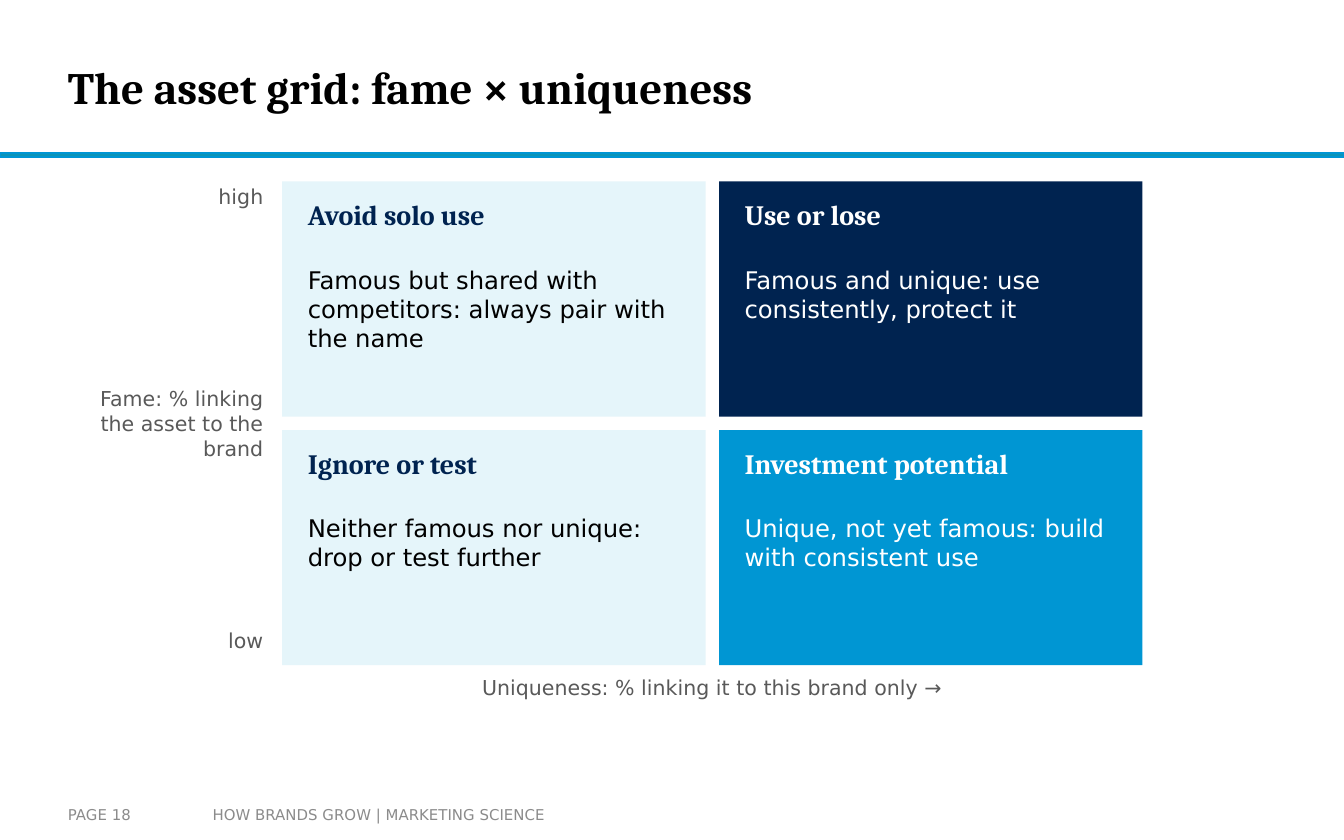
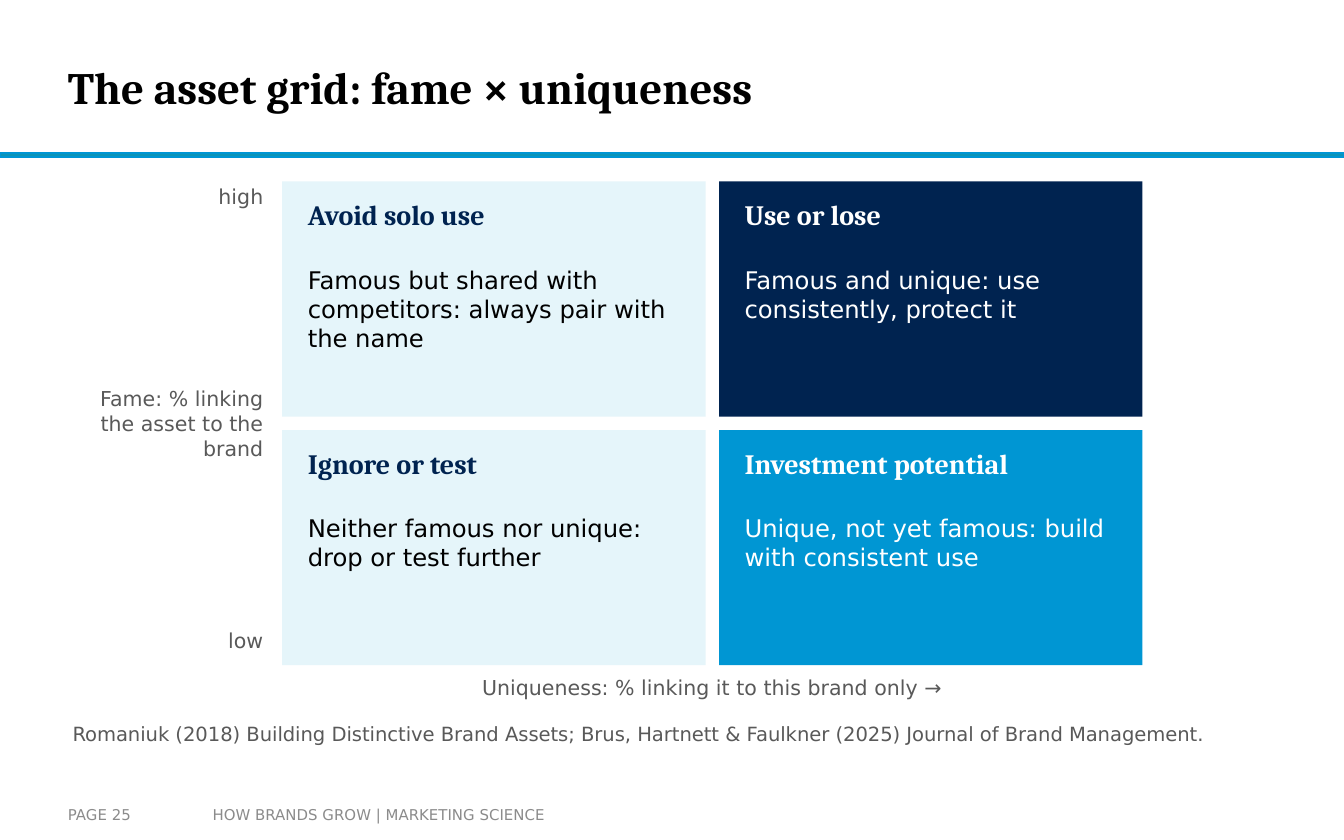
Before and after one commit to arnefloh-wu/international-marketing-analytics-teaching, a slide deck: slide 25 of slides/how-brands-grow_double-jeopardy-and-distinctiveness_WT26-27.pptx (slide 18 before the commit). Drawn at 1344x840 pixels with LibreOffice and Linux fonts; fonts in the diff are those of the drawing; background and template pictures are left out. Boxes give left, top, right and bottom in pixels: in the first picture for what was removed or moved away, otherwise in the second. Text is boxed around its words. In the diff, an @@ line names an element or a change of style, - is before the commit and + after.

```diff
--- a/slides/how-brands-grow_double-jeopardy-and-distinctiveness_WT26-27.pptx
+++ b/slides/how-brands-grow_double-jeopardy-and-distinctiveness_WT26-27.pptx
@@ text added at (x1=73, y1=726, x2=1203, y2=745), 10.5 pt, text #595959 @@
+Romaniuk (2018) Building Distinctive Brand Assets; Brus, Hartnett & Faulkner (2025) Journal of Brand Management.
@@ page number at (x1=68, y1=809, x2=131, y2=820): text changed @@
-PAGE 18
+PAGE 25
```
Also in this commit, not shown: 11 other slides changed, 9 slides added, 1 slide removed, 2 other files.
